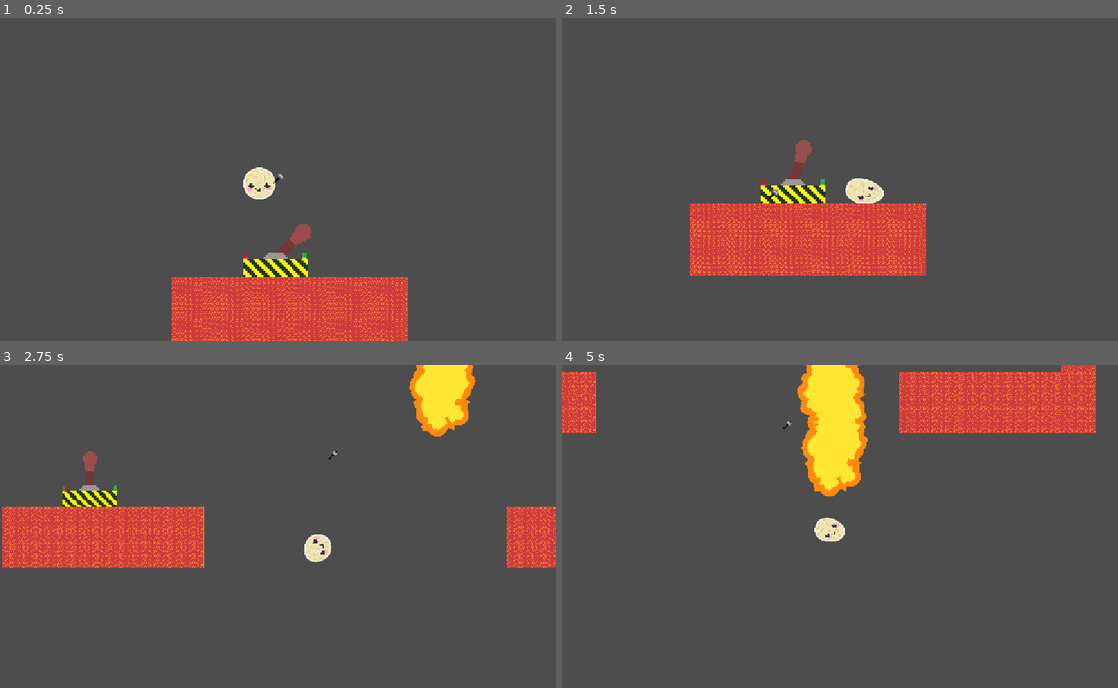
Above: before the commit, frames 1-4 (two rows, left to right).
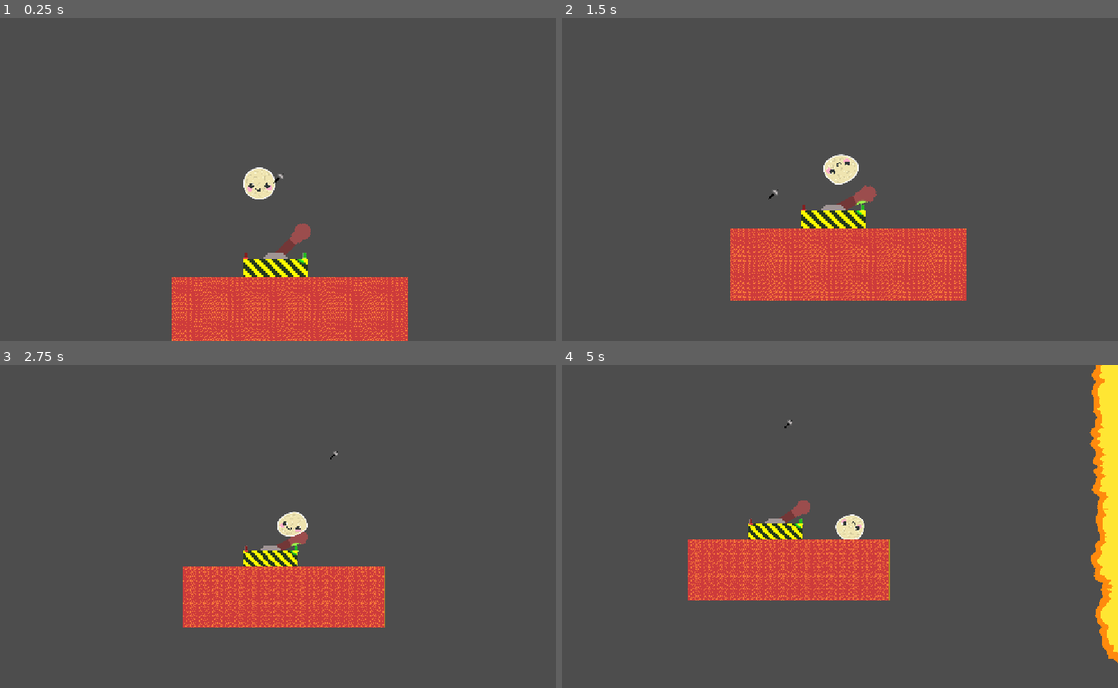
Above: after the commit, the same moments.

Repository: Yaheeha-Baheeha/rock-hard
Game: Godot game, scene res://test_level.tscn
Two runs of this game, one before a commit and one after it. Both use one fixed random seed, a clock stepped at 60 frames per second and the inputs below. This scene is started directly instead of the project's main scene.
Inputs (mouse positions are in pixels of both pictures, inside the frame that each line leads up to):
- Up to frame 1 (0.25 s): no input
- Up to frame 2 (1.5 s): tap Enter (ui_accept) at 0.5 s; move the mouse to (962, 163) at 0.52 s; hold D (right) 0.53-1.25 s; hold S (crouch) 0.53-1.25 s; click (962, 163) at 0.67 s; tap Space (jump) at 0.77 s; drag from (728, 195) to (862, 192) at 1.27 s
- Up to frame 3 (2.75 s): move the mouse to (333, 455) at 2.02 s; hold D (right) from 2.03 s (still down); hold Mouse wheel down (zoom out) from 2.03 s (still down)
- Up to frame 4 (5 s): release D (right) at 2.75 s; release Mouse wheel down (zoom out) at 2.75 s; drag from (812, 591) to (984, 397) at 2.77 s; move the mouse to (1006, 574) at 3.52 s; hold A (left) 3.53-4.25 s; hold S (crouch) 3.53-4.25 s; tap Space (jump) at 3.77 s; drag from (673, 478) to (789, 423) at 4.27 s

The runs differ from the first frame. In frame 1, less than 0.1% of the frame differs, in the area x 44-56%, y 63-77%; in frame 2, 12%; in frame 3, 20%; in frame 4, 24%, in the area x 0-100%, y 0-93%.

Commit message:
Lever Functionality

Diff:
--- a/Player.tscn
+++ b/Player.tscn
@@ -25,6 +25,7 @@
 
 [node name="SoftBodySphere" type="Node2D" parent="." unique_id=1601510437]
 script = ExtResource("1_3xkec")
+collision_mask = 5
 
 [node name="CenterTracker" type="Marker2D" parent="." unique_id=113426789]
 
--- /dev/null
+++ b/lever.gd
@@ -0,0 +1,52 @@
+extends Node2D
+
+## Emitted whenever the lever fully clicks to a new state.
+signal toggled(is_active: bool)
+
+@export_category("Lever Settings")
+@export var activation_angle: float = 30.0 ## How many degrees the lever must be pushed to switch states
+@export var lever_friction: float = 15.0 ## Higher number = heavier lever that stops moving quickly
+
+@onready var switch_body = $Switch
+@onready var base_body = $Base
+
+# Assuming your lights have a PointLight2D as a child
+@onready var green_light = $GreenLight/PointLight2D
+@onready var red_light = $RedLight/PointLight2D
+
+var is_active: bool = false
+
+func _ready() -> void:
+	# 1. Apply heavy friction/air resistance to the handle so it doesn't flop around
+	if switch_body is RigidBody2D:
+		switch_body.angular_damp = lever_friction
+
+	# 2. Set the initial light states
+	_update_visuals()
+
+func _physics_process(_delta: float) -> void:
+	# 1. Calculate the exact angle difference between the base and the handle
+	# Using wrapf keeps the angle strictly between -180 and 180 degrees
+	@warning_ignore("shadowed_global_identifier")
+	var angle_difference = wrapf(rad_to_deg(switch_body.global_rotation - base_body.global_rotation), -180.0, 180.0)
+
+	var previous_state = is_active
+
+	# 2. Check if the lever has been pushed past the activation threshold
+	if angle_difference > activation_angle:
+		is_active = true
+	elif angle_difference < -activation_angle:
+		is_active = false
+
+	# 3. If the state just changed this exact frame, trigger our logic!
+	if is_active != previous_state:
+		_update_visuals()
+		toggled.emit(is_active)
+
+func _update_visuals() -> void:
+	if is_active:
+		green_light.enabled = true
+		red_light.enabled = false
+	else:
+		green_light.enabled = false
+		red_light.enabled = true
--- a/lever.tscn
+++ b/lever.tscn
@@ -1,5 +1,6 @@
 [gd_scene format=3 uid="uid://dp2yvv1x5o1jn"]
 
+[ext_resource type="Script" uid="uid://dnlirwemwksvb" path="res://lever.gd" id="1_1kj1s"]
 [ext_resource type="Texture2D" uid="uid://bjl66707y8vkg" path="res://Textures/lever_stick.png" id="2_7uavd"]
 [ext_resource type="Texture2D" uid="uid://b00ajptm15jh0" path="res://Textures/green-light.png" id="4_1kj1s"]
 [ext_resource type="Texture2D" uid="uid://dgjbb61okcysk" path="res://Textures/red-light.png" id="5_gk4f0"]
@@ -25,6 +26,9 @@
 
 [node name="Lever" type="Node2D" unique_id=603365385]
 z_index = -1
+script = ExtResource("1_1kj1s")
+activation_angle = 45.0
+lever_friction = 5.0
 
 [node name="PinJoint2D" type="PinJoint2D" parent="." unique_id=1300057020]
 position = Vector2(1, 76)
@@ -37,9 +41,10 @@
 position = Vector2(1, 76)
 rotation = 0.7853982
 scale = Vector2(0.99999994, 0.99999994)
+collision_layer = 33
 collision_mask = 32
-mass = 0.461
-gravity_scale = 0.103
+mass = 10.0
+gravity_scale = 0.0
 
 [node name="CollisionShape2D" type="CollisionShape2D" parent="Switch" unique_id=1657275478]
 z_index = 1
@@ -64,40 +69,44 @@
 scale = Vector2(6.25, 6.25)
 texture = ExtResource("6_gk4f0")
 
-[node name="Lights" type="Node2D" parent="." unique_id=850160986]
+[node name="GreenLight" type="StaticBody2D" parent="." unique_id=796918626]
+collision_layer = 32
+collision_mask = 32
 
-[node name="GreenLight" type="StaticBody2D" parent="Lights" unique_id=796918626]
-
-[node name="PointLight2D" type="PointLight2D" parent="Lights/GreenLight" unique_id=276061129]
+[node name="PointLight2D" type="PointLight2D" parent="GreenLight" unique_id=276061129]
 position = Vector2(94, 62)
+enabled = false
 color = Color(0, 1, 0, 1)
-energy = 1.09
+energy = 10.0
 texture = SubResource("GradientTexture2D_1kj1s")
 
-[node name="CollisionShape2D3" type="CollisionShape2D" parent="Lights/GreenLight" unique_id=1975521468]
+[node name="CollisionShape2D3" type="CollisionShape2D" parent="GreenLight" unique_id=1975521468]
 position = Vector2(92, 61)
 shape = SubResource("RectangleShape2D_gk4f0")
 
-[node name="GreenLight" type="Sprite2D" parent="Lights/GreenLight" unique_id=347093356]
+[node name="GreenLight" type="Sprite2D" parent="GreenLight" unique_id=347093356]
 z_index = -1
 position = Vector2(94, 62.000004)
 scale = Vector2(0.875, 0.875)
 texture = ExtResource("4_1kj1s")
 
-[node name="Red Light" type="StaticBody2D" parent="Lights" unique_id=659738905]
+[node name="RedLight" type="StaticBody2D" parent="." unique_id=659738905]
+collision_layer = 32
+collision_mask = 32
 
-[node name="RedLight" type="Sprite2D" parent="Lights/Red Light" unique_id=1446703281]
+[node name="RedLight" type="Sprite2D" parent="RedLight" unique_id=1446703281]
 position = Vector2(-89, 61.5)
 scale = Vector2(0.875, 0.875)
 texture = ExtResource("5_gk4f0")
 
-[node name="PointLight2D2" type="PointLight2D" parent="Lights/Red Light" unique_id=368520800]
+[node name="PointLight2D" type="PointLight2D" parent="RedLight" unique_id=368520800]
 position = Vector2(-89, 61)
 scale = Vector2(1.375, 1.375)
+enabled = false
 color = Color(1, 0, 0, 1)
-energy = 1.09
+energy = 10.0
 texture = SubResource("GradientTexture2D_1kj1s")
 
-[node name="CollisionShape2D2" type="CollisionShape2D" parent="Lights/Red Light" unique_id=1230470207]
+[node name="CollisionShape2D2" type="CollisionShape2D" parent="RedLight" unique_id=1230470207]
 position = Vector2(-89, 61)
 shape = SubResource("RectangleShape2D_gk4f0")
--- a/soft_body_sphere.gd
+++ b/soft_body_sphere.gd
@@ -33,7 +33,10 @@
 # ---------------------------------------------------------
 # EXPORT VARIABLES
 # ---------------------------------------------------------
+
+@export_flags_2d_physics var collision_mask: int = 1 ## Choose which layers the soft body collides with
 @export var fluid_layer: int = 3
+
 var radius: float = 64.0
 var num_points: int = 32
 var target_pressure: float = 2500.0
@@ -231,6 +234,10 @@
 
 			if p.position != pre_pos:
 				var query = PhysicsRayQueryParameters2D.create(to_global(pre_pos), to_global(p.position))
+
+				# --- NEW: APPLY COLLISION MASK ---
+				query.collision_mask = collision_mask
+
 				var result = space_state.intersect_ray(query)
 				if result:
 					p.position = to_local(result.position + result.normal * 0.5)
--- a/spawner.gd
+++ b/spawner.gd
@@ -7,6 +7,7 @@
 
 @export_category("Spawner Settings")
 @export var spawn_mode: SpawnMode = SpawnMode.ALWAYS ## Choose if it's always on or needs a lever!
+@export var target_lever: Node2D ## Easily drag and drop your Lever node here!
 @export var is_active: bool = false ## If set to TOGGLED, is it currently spraying?
 @export var fluid_type: LavaDroplet.FluidType = LavaDroplet.FluidType.HOT ## Choose the fluid type!
 @export var despawn_rule: LavaDroplet.DespawnRule = LavaDroplet.DespawnRule.NEVER ## Choose how it despawns!
@@ -24,6 +25,11 @@
 @onready var cold_fluid_group = $"../ColdFluid"
 
 var spawn_timer: float = 0.0
+
+func _ready() -> void:
+	# If a lever is assigned in the Inspector, connect its signal automatically
+	if target_lever != null and target_lever.has_signal("toggled"):
+		target_lever.toggled.connect(set_spawner_active)
 
 func _process(delta: float) -> void:
 	# 1. Check if we are allowed to spawn based on our mode
--- a/test_level.tscn
+++ b/test_level.tscn
@@ -250,9 +250,11 @@
 [node name="Player" parent="." unique_id=438420809 instance=ExtResource("5_gbhdq")]
 position = Vector2(-782, -315)
 
-[node name="Spawner" type="Area2D" parent="." unique_id=595634446]
+[node name="Spawner" type="Area2D" parent="." unique_id=595634446 node_paths=PackedStringArray("target_lever")]
 position = Vector2(713, -1121)
 script = ExtResource("6_y646j")
+spawn_mode = 1
+target_lever = NodePath("../Lever")
 fluid_type = 2
 despawn_rule = 3
 spawn_rate = 0.0
@@ -288,13 +290,14 @@
 offset_bottom = 87.65
 color = Color(1, 0, 0, 1)
 
-[node name="Spawner2" type="Area2D" parent="." unique_id=1577070858]
+[node name="Spawner2" type="Area2D" parent="." unique_id=1577070858 node_paths=PackedStringArray("target_lever")]
 position = Vector2(713, -1121)
 script = ExtResource("6_y646j")
 spawn_mode = 1
+target_lever = NodePath("../Lever")
 is_active = true
 fluid_type = 2
-despawn_rule = 3
+despawn_rule = 1
 spawn_rate = 0.0
 spawn_angle = 180.0
 angle_variance = 0.0
